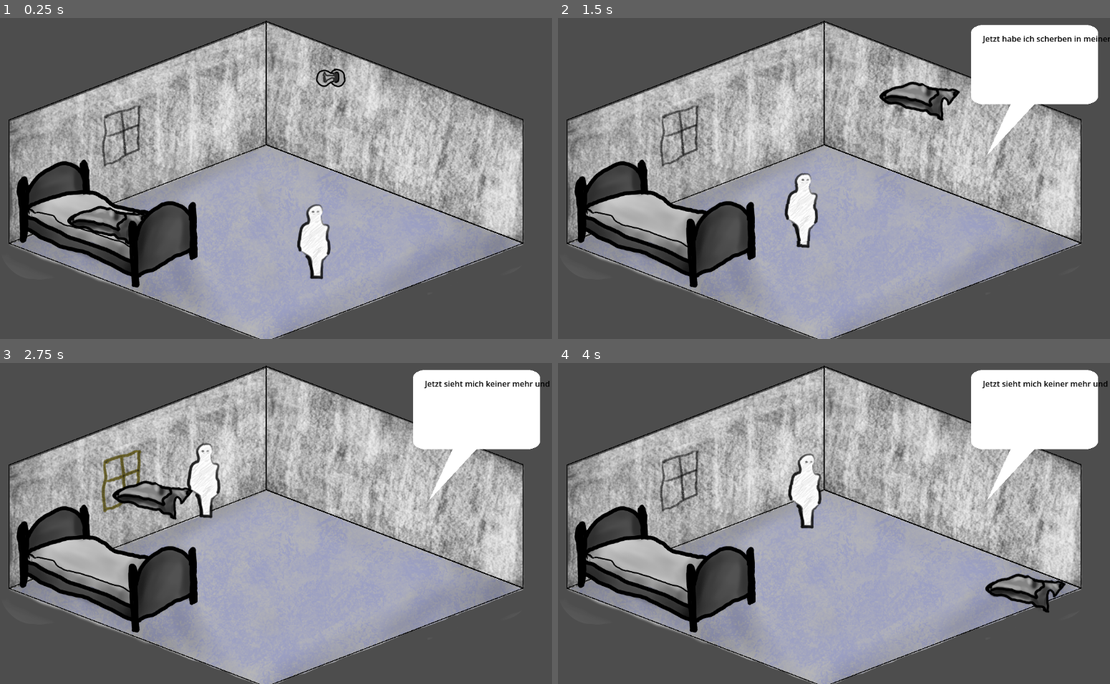
Above: before the commit, frames 1-4 (two rows, left to right).
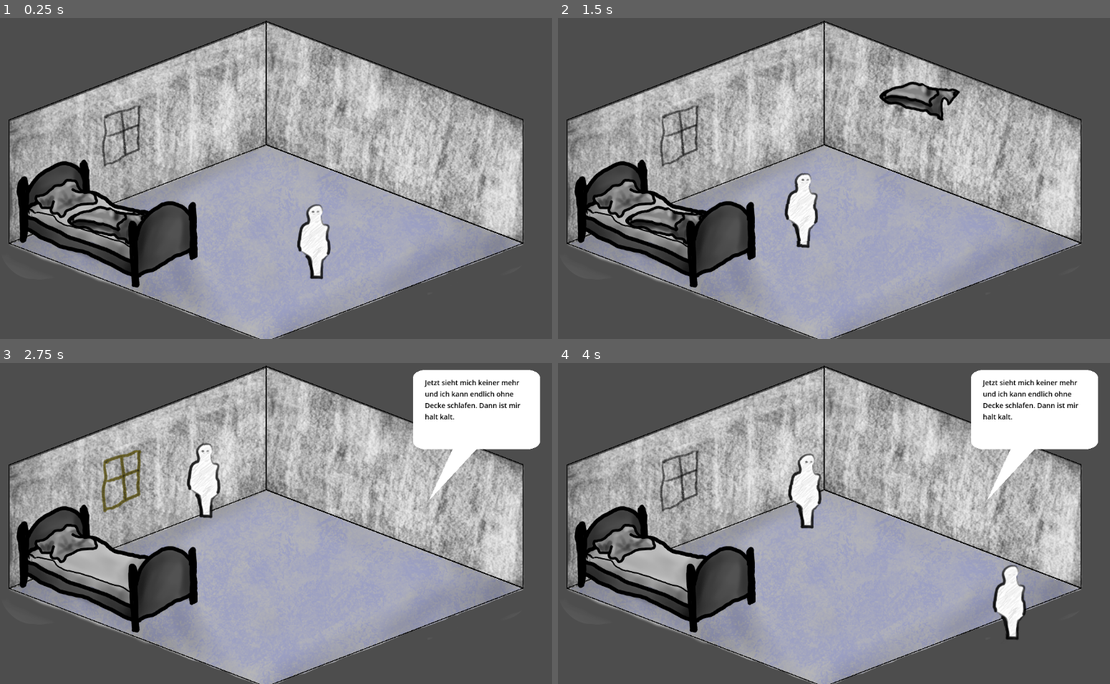
Above: after the commit, the same moments.

Repository: AndreasBurbach/GGJ_MyMask
Game: Godot game, scene res://main.tscn
Same seed, same stepped clock (60 frames per second), same inputs: the game is played once before the commit and once after it. The engine's default icon, where the game draws it, is replaced by a stand-in: a white triangle on a blue panel in a dark square.
Inputs (mouse positions are in pixels of both pictures, inside the frame that each line leads up to):
- Up to frame 1 (0.25 s): no input
- Up to frame 2 (1.5 s): tap Enter at 0.5 s; move the mouse to (668, 220) at 0.52 s; press the mouse at (668, 220) at 0.53 s; move the mouse to (889, 78) at 1.27 s; release the mouse at (889, 78) at 1.28 s; click (889, 78) at 1.35 s
- Up to frame 3 (2.75 s): move the mouse to (121, 478) at 2.02 s; press the mouse at (121, 478) at 2.03 s
- Up to frame 4 (4 s): move the mouse to (762, 481) at 2.77 s; release the mouse at (762, 481) at 2.78 s; click (762, 481) at 2.85 s; tap Space at 3.5 s; move the mouse to (994, 571) at 3.52 s; press the mouse at (994, 571) at 3.53 s

The runs differ from the first frame. In frame 1, 0.9% of the frame differs, in the area x 6-69%, y 15-63%; in frame 2, 7.5%, in the area x 6-100%, y 2-71%; in frame 3, 2.3%; in frame 4, 2.8%.

Commit message:
feat: simple game over

Diff:
--- a/main.gd
+++ b/main.gd
@@ -1,6 +1,6 @@
 extends Node
 
-@onready var coursorObj = $CourserLayer/CourserObj
+@onready var coursorObj = $Interaction_stuff/CourserLayer/CourserObj
 @onready var messageObj = $CusceneLayer/TextBubble
 
 var selectedObj: Area2D
@@ -37,7 +37,7 @@
 # Called every frame. 'delta' is the elapsed time since the previous frame.
 func _process(delta: float) -> void:
 	if Input.is_action_just_pressed("Escape"):
-		if selectedObj != null:
+		if selected == true and selectedObj != null:
 			selectedObj.show()
 		coursorObj.hide()
 		selected = false
@@ -63,15 +63,25 @@
 		item_repr.hide()
 		if hide_item not in removedItems:
 			removedItems.append(hide_item)
+
+	if Item[selectedObj.name] in removedItems:
+		selected = false
+		coursorObj.hide()
+	if next_try:
+		return
+	var  t : Timer
+
 	if game_over:
+		$Interaction_stuff.hide()
+		$Interaction_stuff/CourserLayer/CourserObj.hide()
+		$CusceneLayer/GameOverScreen.show()
+		await get_tree().create_timer(5).timeout
 		print("GAME Over")
-	if next_try:
-		if selectedObj in removedItems:
-			selected = false
-			coursorObj.hide()
 		return
+
 	if getRandomIssue()==null:
 		print("GAME WON")
+		messageObj.show_text_for("GAME WON",10)
 		return
 	scene_new_iteration()
 
@@ -94,6 +104,7 @@
 
 
 func scene_new_iteration():
+	print("new scene iteration")
 	for item in name2item.values():
 		item.hide
 	var scene_cfg = getScene()
@@ -114,9 +125,9 @@
 
 func getNotRemovedAndNotIssueSourceItems(issue: Issue) -> Array[Item]:
 	var items: Array[Item] = []
-	for item in Item.keys():
+	for item in Item.values():
 		if not item in issueSources[issue] and not item in removedItems:
-			items.append(Item[item])
+			items.append(item)
 	return items
 
 func getRandomIssueSource(issue: Issue):
@@ -129,9 +140,9 @@
 
 func getLeftItemsWithoutSources()-> Array[Item]:
 	var items :Array[Item]=[]
-	for item in Item.keys():
+	for item in Item.values():
 		if not item in removedItems and not item in issueSources[Issue.NOISE] and not item in issueSources[Issue.LIGHT]:
-			items.append(Item[item])
+			items.append(item)
 	return items
 
 # Array[Array[Item]]
--- a/main.tscn
+++ b/main.tscn
@@ -109,204 +109,210 @@
 shader_parameter/line_color = Color(0.57388204, 0.50448245, 0.0085459035, 1)
 shader_parameter/line_thickness = 0.0
 
+[sub_resource type="LabelSettings" id="LabelSettings_074og"]
+font_size = 100
+font_color = Color(1, 0.49, 0.49, 1)
+
 [node name="Main" type="Node" unique_id=1178112073]
 script = ExtResource("1_ig7tw")
 
-[node name="BackgroundLayer" type="CanvasLayer" parent="." unique_id=1756490103]
-layer = -1
-
-[node name="Floor" type="Sprite2D" parent="BackgroundLayer" unique_id=1943734105]
-position = Vector2(576, 335)
-texture = ExtResource("12_w48qg")
-
-[node name="Walls" type="Sprite2D" parent="BackgroundLayer" unique_id=683108178]
-position = Vector2(577, 336)
-texture = ExtResource("13_vivmo")
-
-[node name="Room" parent="BackgroundLayer" unique_id=337929631 instance=ExtResource("16_2cqfq")]
-position = Vector2(576, 256)
-scale = Vector2(0.8, 0.8)
-
-[node name="Bed" type="Sprite2D" parent="BackgroundLayer" unique_id=632211683]
-position = Vector2(600, 330)
-texture = ExtResource("14_2cqfq")
-
-[node name="StaticBody2D" type="StaticBody2D" parent="BackgroundLayer/Bed" unique_id=133992600]
-
-[node name="CollisionPolygon2D" type="CollisionPolygon2D" parent="BackgroundLayer/Bed/StaticBody2D" unique_id=2123653176]
-polygon = PackedVector2Array(-286, 207, -162, 154, -168, 42, -228, 42, -263, 63, -329, 49, -375, 17, -389, -45, -520, -9, -518, 115)
-
-[node name="ItemContainer" type="Node2D" parent="." unique_id=2110082557]
+[node name="Interaction_stuff" type="Node2D" parent="." unique_id=62824517]
+
+[node name="ItemContainer" type="Node2D" parent="Interaction_stuff" unique_id=2110082557]
 position = Vector2(-64, -33)
 
-[node name="Placeholder" parent="ItemContainer" unique_id=848615 instance=ExtResource("2_0xm2m")]
+[node name="Placeholder" parent="Interaction_stuff/ItemContainer" unique_id=848615 instance=ExtResource("2_0xm2m")]
 visible = false
 
-[node name="CollisionShape2D" parent="ItemContainer/Placeholder" index="0" unique_id=1035127510]
+[node name="CollisionShape2D" parent="Interaction_stuff/ItemContainer/Placeholder" index="0" unique_id=1035127510]
 shape = SubResource("RectangleShape2D_074og")
 
-[node name="Sprite2D" parent="ItemContainer/Placeholder" index="1" unique_id=389929912]
+[node name="Sprite2D" parent="Interaction_stuff/ItemContainer/Placeholder" index="1" unique_id=389929912]
 material = SubResource("ShaderMaterial_cegan")
 
-[node name="Placeholder2" parent="ItemContainer" unique_id=260494476 instance=ExtResource("2_0xm2m")]
+[node name="Placeholder2" parent="Interaction_stuff/ItemContainer" unique_id=260494476 instance=ExtResource("2_0xm2m")]
 visible = false
 position = Vector2(568, 296)
 
-[node name="CollisionShape2D" parent="ItemContainer/Placeholder2" index="0" unique_id=1035127510]
+[node name="CollisionShape2D" parent="Interaction_stuff/ItemContainer/Placeholder2" index="0" unique_id=1035127510]
 position = Vector2(0, 0)
 shape = SubResource("RectangleShape2D_82xsv")
 
-[node name="Sprite2D" parent="ItemContainer/Placeholder2" index="1" unique_id=389929912]
+[node name="Sprite2D" parent="Interaction_stuff/ItemContainer/Placeholder2" index="1" unique_id=389929912]
 material = SubResource("ShaderMaterial_getpj")
 texture = ExtResource("4_1bvp3")
 
-[node name="Placeholder3" parent="ItemContainer" unique_id=362195320 instance=ExtResource("2_0xm2m")]
+[node name="Placeholder3" parent="Interaction_stuff/ItemContainer" unique_id=362195320 instance=ExtResource("2_0xm2m")]
 visible = false
 position = Vector2(504, 432)
 
-[node name="CollisionShape2D" parent="ItemContainer/Placeholder3" index="0" unique_id=1035127510]
+[node name="CollisionShape2D" parent="Interaction_stuff/ItemContainer/Placeholder3" index="0" unique_id=1035127510]
 shape = SubResource("RectangleShape2D_ryguw")
 
-[node name="Sprite2D" parent="ItemContainer/Placeholder3" index="1" unique_id=389929912]
+[node name="Sprite2D" parent="Interaction_stuff/ItemContainer/Placeholder3" index="1" unique_id=389929912]
 material = SubResource("ShaderMaterial_d13ii")
 
-[node name="Pillow" parent="ItemContainer" unique_id=2070790265 instance=ExtResource("2_0xm2m")]
+[node name="Pillow" parent="Interaction_stuff/ItemContainer" unique_id=2070790265 instance=ExtResource("2_0xm2m")]
 position = Vector2(664, 369)
 x_offset = 64.26
 y_offset = 35.925
 trust_collision = true
 
-[node name="CollisionShape2D" parent="ItemContainer/Pillow" index="0" unique_id=1035127510]
+[node name="CollisionShape2D" parent="Interaction_stuff/ItemContainer/Pillow" index="0" unique_id=1035127510]
 position = Vector2(-425.30124, 23.679375)
 rotation = -0.48869225
 scale = Vector2(0.9999999, 1)
 skew = -0.42760575
 shape = SubResource("RectangleShape2D_1u8w0")
 
-[node name="Sprite2D" parent="ItemContainer/Pillow" index="1" unique_id=389929912]
+[node name="Sprite2D" parent="Interaction_stuff/ItemContainer/Pillow" index="1" unique_id=389929912]
 material = SubResource("ShaderMaterial_0odxb")
 texture = ExtResource("5_kek77")
 
-[node name="Blanket" parent="ItemContainer" unique_id=1853836460 instance=ExtResource("2_0xm2m")]
+[node name="Blanket" parent="Interaction_stuff/ItemContainer" unique_id=1853836460 instance=ExtResource("2_0xm2m")]
 position = Vector2(664, 369)
 x_offset = 63.205
 y_offset = 34.21
 trust_collision = true
 
-[node name="CollisionShape2D" parent="ItemContainer/Blanket" index="0" unique_id=1035127510]
+[node name="CollisionShape2D" parent="Interaction_stuff/ItemContainer/Blanket" index="0" unique_id=1035127510]
 position = Vector2(-339.69684, 74.93981)
 rotation = 0.25936875
 skew = 0.57770383
 shape = SubResource("RectangleShape2D_lswn8")
 
-[node name="Sprite2D" parent="ItemContainer/Blanket" index="1" unique_id=389929912]
+[node name="Sprite2D" parent="Interaction_stuff/ItemContainer/Blanket" index="1" unique_id=389929912]
 material = SubResource("ShaderMaterial_a6jrf")
 position = Vector2(0, -2)
 texture = ExtResource("6_4c57u")
 
-[node name="Wardrobe" parent="ItemContainer" unique_id=51738863 instance=ExtResource("2_0xm2m")]
+[node name="Wardrobe" parent="Interaction_stuff/ItemContainer" unique_id=51738863 instance=ExtResource("2_0xm2m")]
 position = Vector2(608, 360)
 x_offset = 91.51
 y_offset = 125.15
 trust_collision = true
 
-[node name="CollisionShape2D" parent="ItemContainer/Wardrobe" index="0" unique_id=1035127510]
+[node name="CollisionShape2D" parent="Interaction_stuff/ItemContainer/Wardrobe" index="0" unique_id=1035127510]
 position = Vector2(364.25, -8)
 shape = SubResource("RectangleShape2D_xuqvo")
 
-[node name="Sprite2D" parent="ItemContainer/Wardrobe" index="1" unique_id=389929912]
+[node name="Sprite2D" parent="Interaction_stuff/ItemContainer/Wardrobe" index="1" unique_id=389929912]
 material = SubResource("ShaderMaterial_qsp4k")
 texture = ExtResource("7_4c57u")
 
-[node name="StaticBody2D" type="StaticBody2D" parent="ItemContainer/Wardrobe" unique_id=710512859]
-
-[node name="CollisionPolygon2D" type="CollisionPolygon2D" parent="ItemContainer/Wardrobe/StaticBody2D" unique_id=157039311]
+[node name="StaticBody2D" type="StaticBody2D" parent="Interaction_stuff/ItemContainer/Wardrobe" unique_id=710512859]
+
+[node name="CollisionPolygon2D" type="CollisionPolygon2D" parent="Interaction_stuff/ItemContainer/Wardrobe/StaticBody2D" unique_id=157039311]
 polygon = PackedVector2Array(274, 72, 320, 112, 329, 103, 392, 118, 443, 91, 447, -98, 370, -121, 345, -150, 282, -119)
 
-[node name="Lamp" parent="ItemContainer" unique_id=1188170685 instance=ExtResource("2_0xm2m")]
+[node name="Lamp" parent="Interaction_stuff/ItemContainer" unique_id=1188170685 instance=ExtResource("2_0xm2m")]
 position = Vector2(600, 353)
 x_offset = 35.92
 y_offset = 19.92
 trust_collision = true
 
-[node name="CollisionShape2D" parent="ItemContainer/Lamp" index="0" unique_id=1035127510]
+[node name="CollisionShape2D" parent="Interaction_stuff/ItemContainer/Lamp" index="0" unique_id=1035127510]
 position = Vector2(172.96759, -196.30771)
 shape = SubResource("RectangleShape2D_kq58d")
 
-[node name="Sprite2D" parent="ItemContainer/Lamp" index="1" unique_id=389929912]
+[node name="Sprite2D" parent="Interaction_stuff/ItemContainer/Lamp" index="1" unique_id=389929912]
 material = SubResource("ShaderMaterial_seu75")
 texture = ExtResource("8_efxa6")
 
-[node name="Door" parent="ItemContainer" unique_id=1123710878 instance=ExtResource("2_0xm2m")]
+[node name="Door" parent="Interaction_stuff/ItemContainer" unique_id=1123710878 instance=ExtResource("2_0xm2m")]
 position = Vector2(592, 353)
 x_offset = 59.73
 y_offset = 108.29
 trust_collision = true
 
-[node name="CollisionShape2D" parent="ItemContainer/Door" index="0" unique_id=1035127510]
+[node name="CollisionShape2D" parent="Interaction_stuff/ItemContainer/Door" index="0" unique_id=1035127510]
 position = Vector2(162.51593, -98.254745)
 rotation = 1.6528268
 skew = 0.20594883
 shape = SubResource("RectangleShape2D_htxhm")
 
-[node name="Sprite2D" parent="ItemContainer/Door" index="1" unique_id=389929912]
+[node name="Sprite2D" parent="Interaction_stuff/ItemContainer/Door" index="1" unique_id=389929912]
 material = SubResource("ShaderMaterial_jq2sk")
 texture = ExtResource("12_vivmo")
 
-[node name="WindowGlas" parent="ItemContainer" unique_id=685454857 instance=ExtResource("2_0xm2m")]
+[node name="WindowGlas" parent="Interaction_stuff/ItemContainer" unique_id=685454857 instance=ExtResource("2_0xm2m")]
 position = Vector2(352, 265)
 x_offset = -3.29
 y_offset = -23.23
 
-[node name="CollisionShape2D" parent="ItemContainer/WindowGlas" index="0" unique_id=1035127510]
+[node name="CollisionShape2D" parent="Interaction_stuff/ItemContainer/WindowGlas" index="0" unique_id=1035127510]
 position = Vector2(-7.6293945e-06, 1.0000019)
 rotation = 1.569051
 scale = Vector2(0.9999999, 1)
 skew = -0.37175536
 shape = SubResource("RectangleShape2D_4k2k6")
 
-[node name="Sprite2D" parent="ItemContainer/WindowGlas" index="1" unique_id=389929912]
+[node name="Sprite2D" parent="Interaction_stuff/ItemContainer/WindowGlas" index="1" unique_id=389929912]
 material = SubResource("ShaderMaterial_0rl1p")
 texture = ExtResource("13_2cqfq")
 
-[node name="Racoon" parent="ItemContainer" unique_id=764344958 instance=ExtResource("2_0xm2m")]
-
-[node name="Knive" parent="ItemContainer" unique_id=319361115 instance=ExtResource("2_0xm2m")]
-
-[node name="Wallpaper" parent="ItemContainer" unique_id=1987819470 instance=ExtResource("2_0xm2m")]
-
-[node name="HearingProtection" parent="ItemContainer" unique_id=1226969648 instance=ExtResource("2_0xm2m")]
-
-[node name="Peeler" parent="ItemContainer" unique_id=1950674533 instance=ExtResource("2_0xm2m")]
-
-[node name="Snake" parent="ItemContainer" unique_id=2045513227 instance=ExtResource("2_0xm2m")]
-
-[node name="Axe" parent="ItemContainer" unique_id=931861314 instance=ExtResource("2_0xm2m")]
-
-[node name="LightSwitch" parent="ItemContainer" unique_id=1526214866 instance=ExtResource("2_0xm2m")]
-
-[node name="Stone" parent="ItemContainer" unique_id=1536080977 instance=ExtResource("2_0xm2m")]
-
-[node name="Hammer" parent="ItemContainer" unique_id=813643263 instance=ExtResource("2_0xm2m")]
-
-[node name="SleepingMask" parent="ItemContainer" unique_id=1880928930 instance=ExtResource("2_0xm2m")]
-
-[node name="Fork" parent="ItemContainer" unique_id=1158921526 instance=ExtResource("2_0xm2m")]
-
-[node name="Curtains" parent="ItemContainer" unique_id=23179540 instance=ExtResource("2_0xm2m")]
-
-[node name="Apple" parent="ItemContainer" unique_id=674286737 instance=ExtResource("2_0xm2m")]
-
-[node name="Newsletter" parent="ItemContainer" unique_id=1367880260 instance=ExtResource("2_0xm2m")]
+[node name="Racoon" parent="Interaction_stuff/ItemContainer" unique_id=764344958 instance=ExtResource("2_0xm2m")]
+
+[node name="Knive" parent="Interaction_stuff/ItemContainer" unique_id=319361115 instance=ExtResource("2_0xm2m")]
+
+[node name="Wallpaper" parent="Interaction_stuff/ItemContainer" unique_id=1987819470 instance=ExtResource("2_0xm2m")]
+
+[node name="HearingProtection" parent="Interaction_stuff/ItemContainer" unique_id=1226969648 instance=ExtResource("2_0xm2m")]
+
+[node name="Peeler" parent="Interaction_stuff/ItemContainer" unique_id=1950674533 instance=ExtResource("2_0xm2m")]
+
+[node name="Snake" parent="Interaction_stuff/ItemContainer" unique_id=2045513227 instance=ExtResource("2_0xm2m")]
+
+[node name="Axe" parent="Interaction_stuff/ItemContainer" unique_id=931861314 instance=ExtResource("2_0xm2m")]
+
+[node name="LightSwitch" parent="Interaction_stuff/ItemContainer" unique_id=1526214866 instance=ExtResource("2_0xm2m")]
+
+[node name="Stone" parent="Interaction_stuff/ItemContainer" unique_id=1536080977 instance=ExtResource("2_0xm2m")]
+
+[node name="Hammer" parent="Interaction_stuff/ItemContainer" unique_id=813643263 instance=ExtResource("2_0xm2m")]
+
+[node name="SleepingMask" parent="Interaction_stuff/ItemContainer" unique_id=1880928930 instance=ExtResource("2_0xm2m")]
+
+[node name="Fork" parent="Interaction_stuff/ItemContainer" unique_id=1158921526 instance=ExtResource("2_0xm2m")]
+
+[node name="Curtains" parent="Interaction_stuff/ItemContainer" unique_id=23179540 instance=ExtResource("2_0xm2m")]
+
+[node name="Apple" parent="Interaction_stuff/ItemContainer" unique_id=674286737 instance=ExtResource("2_0xm2m")]
+
+[node name="Newsletter" parent="Interaction_stuff/ItemContainer" unique_id=1367880260 instance=ExtResource("2_0xm2m")]
 position = Vector2(64, 33)
 
-[node name="Person" parent="." unique_id=2102129749 instance=ExtResource("15_vivmo")]
+[node name="Person" parent="Interaction_stuff" unique_id=2102129749 instance=ExtResource("15_vivmo")]
 position = Vector2(676, 448)
 
-[node name="CourserLayer" type="CanvasLayer" parent="." unique_id=33849377]
-
-[node name="CourserObj" type="Sprite2D" parent="CourserLayer" unique_id=691285681]
+[node name="CourserLayer" type="CanvasLayer" parent="Interaction_stuff" unique_id=33849377]
+
+[node name="CourserObj" type="Sprite2D" parent="Interaction_stuff/CourserLayer" unique_id=691285681]
 texture = ExtResource("3_h2yge")
+
+[node name="BackgroundLayer" type="CanvasLayer" parent="." unique_id=1756490103]
+layer = -1
+
+[node name="Floor" type="Sprite2D" parent="BackgroundLayer" unique_id=1943734105]
+position = Vector2(576, 335)
+texture = ExtResource("12_w48qg")
+
+[node name="Walls" type="Sprite2D" parent="BackgroundLayer" unique_id=683108178]
+position = Vector2(577, 336)
+texture = ExtResource("13_vivmo")
+
+[node name="Room" parent="BackgroundLayer" unique_id=337929631 instance=ExtResource("16_2cqfq")]
+position = Vector2(576, 256)
+scale = Vector2(0.8, 0.8)
+
+[node name="Bed" type="Sprite2D" parent="BackgroundLayer" unique_id=632211683]
+position = Vector2(600, 330)
+texture = ExtResource("14_2cqfq")
+
+[node name="StaticBody2D" type="StaticBody2D" parent="BackgroundLayer/Bed" unique_id=133992600]
+
+[node name="CollisionPolygon2D" type="CollisionPolygon2D" parent="BackgroundLayer/Bed/StaticBody2D" unique_id=2123653176]
+polygon = PackedVector2Array(-286, 207, -162, 154, -168, 42, -228, 42, -263, 63, -329, 49, -375, 17, -389, -45, -520, -9, -518, 115)
 
 [node name="CusceneLayer" type="CanvasLayer" parent="." unique_id=36522148]
 
@@ -317,12 +323,30 @@
 position = Vector2(872, 14)
 default = "Hello"
 
-[editable path="ItemContainer/Placeholder"]
-[editable path="ItemContainer/Placeholder2"]
-[editable path="ItemContainer/Placeholder3"]
-[editable path="ItemContainer/Pillow"]
-[editable path="ItemContainer/Blanket"]
-[editable path="ItemContainer/Wardrobe"]
-[editable path="ItemContainer/Lamp"]
-[editable path="ItemContainer/Door"]
-[editable path="ItemContainer/WindowGlas"]
+[node name="GameOverScreen" type="ColorRect" parent="CusceneLayer" unique_id=827947684]
+visible = false
+offset_right = 1152.0
+offset_bottom = 656.0
+color = Color(0.16565639, 0.16565642, 0.16565639, 1)
+
+[node name="Label" type="Label" parent="CusceneLayer/GameOverScreen" unique_id=718628719]
+layout_mode = 1
+anchors_preset = -1
+anchor_right = 0.99300003
+anchor_bottom = 0.98800004
+offset_right = 8.063965
+offset_bottom = 7.776001
+text = "GAME OVER"
+label_settings = SubResource("LabelSettings_074og")
+horizontal_alignment = 1
+vertical_alignment = 1
+
+[editable path="Interaction_stuff/ItemContainer/Placeholder"]
+[editable path="Interaction_stuff/ItemContainer/Placeholder2"]
+[editable path="Interaction_stuff/ItemContainer/Placeholder3"]
+[editable path="Interaction_stuff/ItemContainer/Pillow"]
+[editable path="Interaction_stuff/ItemContainer/Blanket"]
+[editable path="Interaction_stuff/ItemContainer/Wardrobe"]
+[editable path="Interaction_stuff/ItemContainer/Lamp"]
+[editable path="Interaction_stuff/ItemContainer/Door"]
+[editable path="Interaction_stuff/ItemContainer/WindowGlas"]
--- a/text_bubble.tscn
+++ b/text_bubble.tscn
@@ -14,6 +14,7 @@
 shader_parameter/height = 1.0
 
 [sub_resource type="LabelSettings" id="LabelSettings_87vmk"]
+font_size = 14
 font_color = Color(0, 0, 0, 1)
 
 [node name="TextBubble" type="Node2D" unique_id=1904638311]
@@ -31,6 +32,7 @@
 offset_bottom = 144.0
 text = "Speech Bubble"
 label_settings = SubResource("LabelSettings_87vmk")
+autowrap_mode = 3
 
 [node name="ShowTimer" type="Timer" parent="." unique_id=784092334]
 one_shot = true
